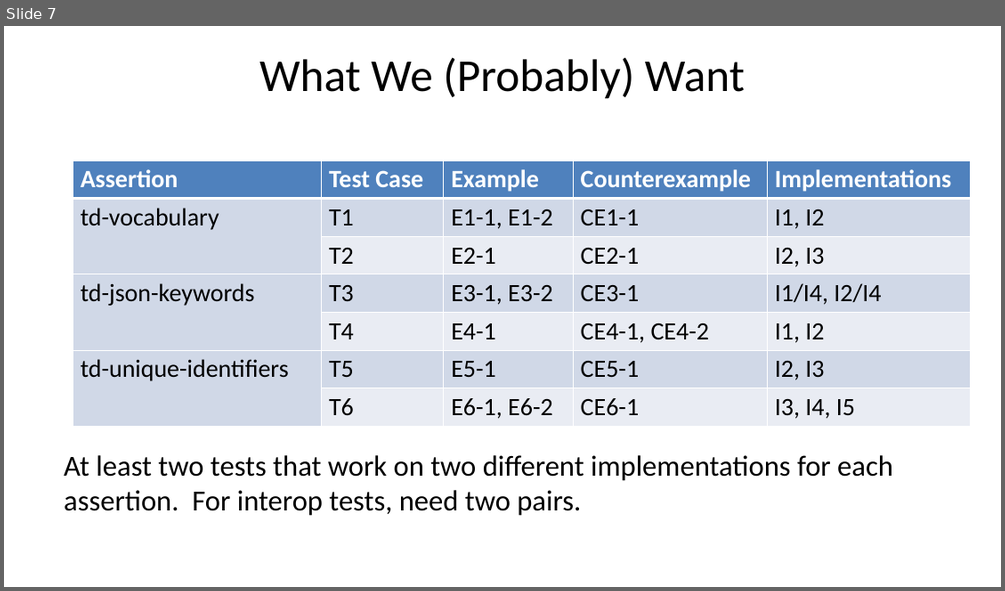
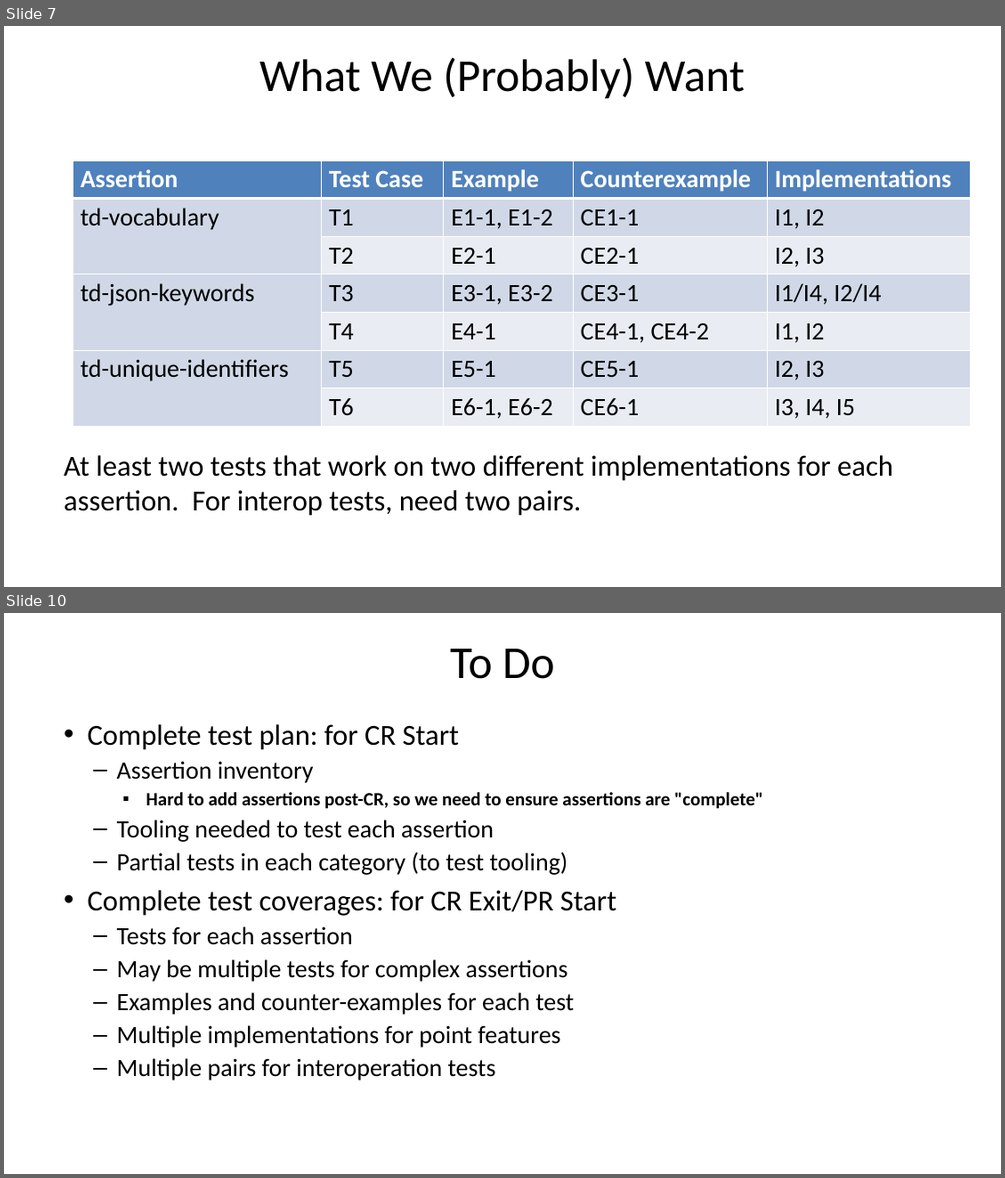
Before and after one commit to w3c/wot, a slide deck: testing/wot-test-plan-tpac-10-2018.pptx. Shown one above the other, each under a label of ours: slide 7 before the commit, slides 7 and 10 after it; the slides between them are not shown. The pictures are 1005x591 and 1005x1178 pixels, drawn with LibreOffice and Linux fonts; fonts in the diff are those of the drawing. Boxes give left, top, right and bottom in pixels: in the first picture for what was removed or moved away, otherwise in the second. Text is boxed around its words. In the diff, an @@ line names an element or a change of style, - is before the commit and + after.

```diff
--- a/testing/wot-test-plan-tpac-10-2018.pptx
+++ b/testing/wot-test-plan-tpac-10-2018.pptx
@@ slide 10 added at <box>4,613,1001,1174</box>, background #FFFFFF @@
@@ title added at <box>450,649,555,679</box>, 44 pt, text #000000 @@
+To Do
@@ text added at <box>88,724,763,1080</box>, 24 pt, text #000000 @@
+• Complete test plan: for CR Start
+  – Assertion inventory
+    ▪ Hard to add assertions post-CR, so we need to ensure assertions are "complete"
+  – Tooling needed to test each assertion
+  – Partial tests in each category (to test tooling)
+• Complete test coverages: for CR Exit/PR Start
+  – Tests for each assertion
+  – May be multiple tests for complex assertions
+  – Examples and counter-examples for each test
+  – Multiple implementations for point features
+  – Multiple pairs for interoperation tests
```
Also in this commit, not shown: 2 slides changed, 1 other slide added, 1 slide removed.
